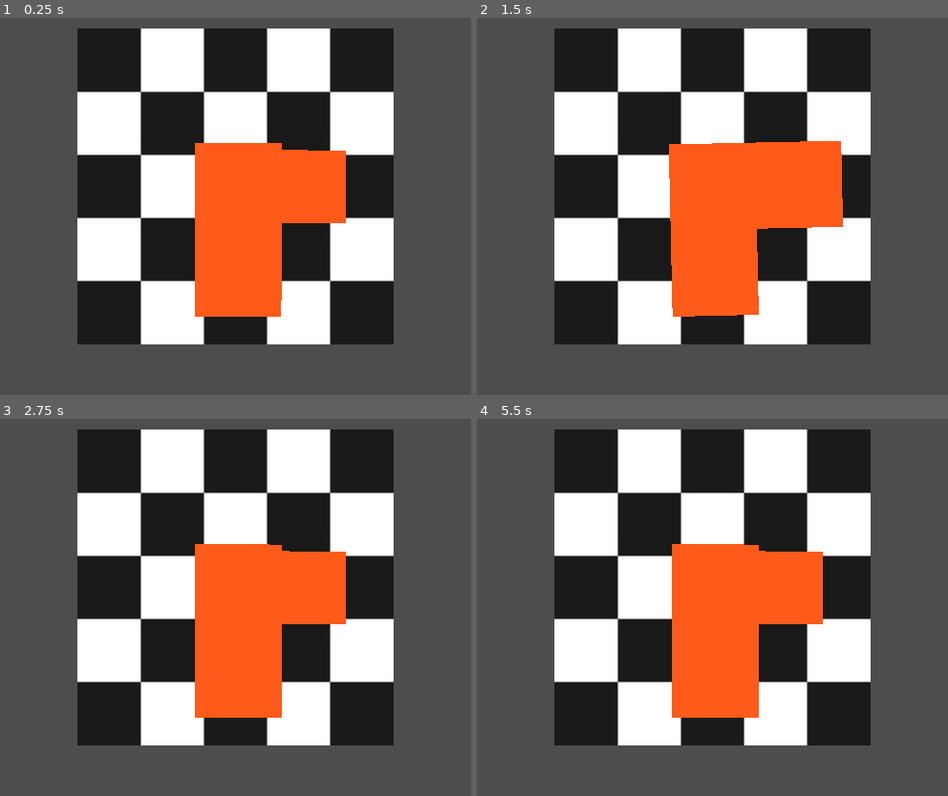
Above: before the commit, frames 1-4 (two rows, left to right).
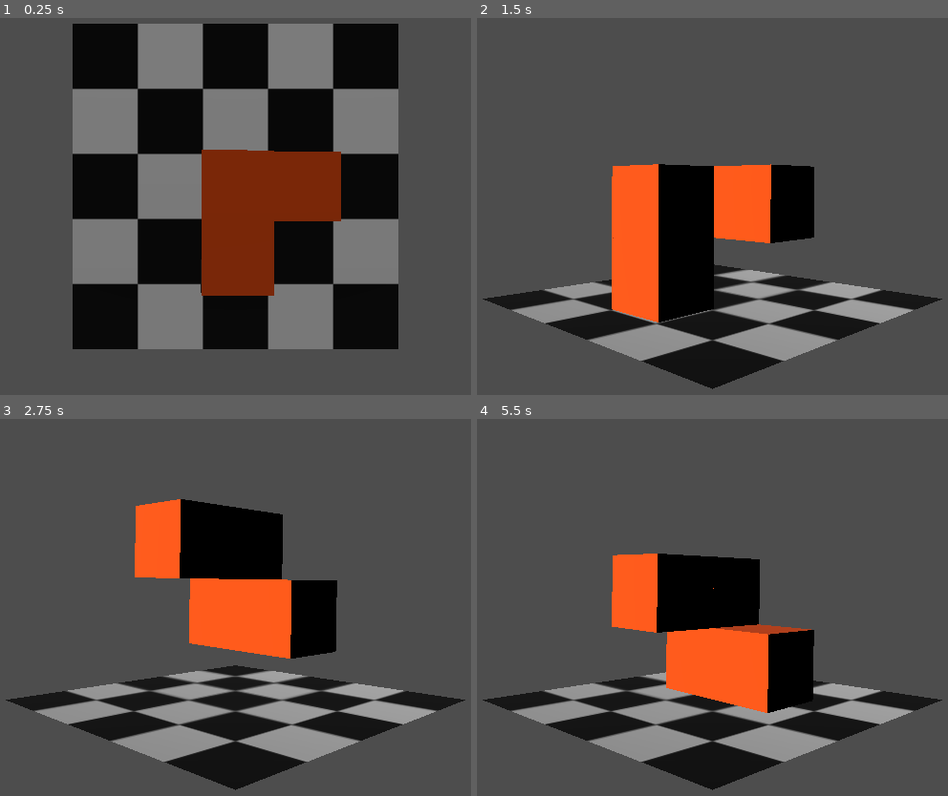
Above: after the commit, the same moments.

Repository: rdalton1124/3d-tetris
Game: Godot game, scene res://root.tscn
Same seed, same stepped clock (60 frames per second), same inputs: the game is played once before the commit and once after it.
Inputs:
- Up to frame 1 (0.25 s): no input
- Up to frame 2 (1.5 s): tap Enter at 0.5 s; hold W (move_forward, bound only after the commit) 0.53-1.28 s; tap V (change_cam, bound only after the commit) at 0.6 s; hold D (move_backward, bound only after the commit) from 1.28 s (still down); tap I (rotate-x-ccw) at 1.35 s
- Up to frame 3 (2.75 s): tap V (change_cam, bound only after the commit) at 1.55, 2.3 s; tap Space at 2 s; release D (move_backward, bound only after the commit) at 2.03 s; hold W (move_forward, bound only after the commit) from 2.03 s (still down); tap K (rotate-x-cw) at 2.1 s
- Up to frame 4 (5.5 s): tap U (rotate-y-ccw) at 2.85 s; tap V (change_cam, bound only after the commit) every 0.75 s from 3.05 to 5.3 s; tap Enter at 3.5 s; release W (move_forward, bound only after the commit) at 3.53 s; hold A (move_left, bound only after the commit) 3.53-5.03 s; tap O (rotate-y-cw) at 3.6 s; tap L (rotate-z-ccw) at 4.35 s; tap Space at 5 s; hold D (move_backward, bound only after the commit) from 5.03 s (still down); tap J (rotate-z-cw) at 5.1 s

The runs differ from the first frame. In frame 1, 37% of the frame differs, in the area x 15-85%, y 1-88%; in frame 2, 56%, in the area x 1-99%, y 2-99%; in frame 3, 54%; in frame 4, 54%.

Commit message:
implemented camera switching
- Added a root script.
- Pressing V will change between a top camera and a side camera
- Added inputs for moving left, right, forward and backwards, but have yet to implement them.

Diff:
--- a/project.godot
+++ b/project.godot
@@ -50,3 +50,28 @@
 "events": [Object(InputEventKey,"resource_local_to_scene":false,"resource_name":"","device":-1,"window_id":0,"alt_pressed":false,"shift_pressed":false,"ctrl_pressed":false,"meta_pressed":false,"pressed":false,"keycode":0,"physical_keycode":76,"key_label":0,"unicode":108,"echo":false,"script":null)
 ]
 }
+change_cam={
+"deadzone": 0.5,
+"events": [Object(InputEventKey,"resource_local_to_scene":false,"resource_name":"","device":-1,"window_id":0,"alt_pressed":false,"shift_pressed":false,"ctrl_pressed":false,"meta_pressed":false,"pressed":false,"keycode":0,"physical_keycode":86,"key_label":0,"unicode":118,"echo":false,"script":null)
+]
+}
+move_forward={
+"deadzone": 0.5,
+"events": [Object(InputEventKey,"resource_local_to_scene":false,"resource_name":"","device":-1,"window_id":0,"alt_pressed":false,"shift_pressed":false,"ctrl_pressed":false,"meta_pressed":false,"pressed":false,"keycode":0,"physical_keycode":87,"key_label":0,"unicode":119,"echo":false,"script":null)
+]
+}
+move_backward={
+"deadzone": 0.5,
+"events": [Object(InputEventKey,"resource_local_to_scene":false,"resource_name":"","device":-1,"window_id":0,"alt_pressed":false,"shift_pressed":false,"ctrl_pressed":false,"meta_pressed":false,"pressed":false,"keycode":0,"physical_keycode":68,"key_label":0,"unicode":100,"echo":false,"script":null)
+]
+}
+move_left={
+"deadzone": 0.5,
+"events": [Object(InputEventKey,"resource_local_to_scene":false,"resource_name":"","device":-1,"window_id":0,"alt_pressed":false,"shift_pressed":false,"ctrl_pressed":false,"meta_pressed":false,"pressed":false,"keycode":0,"physical_keycode":65,"key_label":0,"unicode":97,"echo":false,"script":null)
+]
+}
+move_right={
+"deadzone": 0.5,
+"events": [Object(InputEventKey,"resource_local_to_scene":false,"resource_name":"","device":-1,"window_id":0,"alt_pressed":false,"shift_pressed":false,"ctrl_pressed":false,"meta_pressed":false,"pressed":false,"keycode":0,"physical_keycode":68,"key_label":0,"unicode":100,"echo":false,"script":null)
+]
+}
--- a/root.tscn
+++ b/root.tscn
@@ -1,6 +1,7 @@
-[gd_scene load_steps=6 format=3 uid="uid://1vmarn26dta4"]
+[gd_scene load_steps=7 format=3 uid="uid://1vmarn26dta4"]
 
 [ext_resource type="PackedScene" uid="uid://cpwnc80woec0" path="res://tetriminos3D/tetrimino6.tscn" id="1_amr45"]
+[ext_resource type="Script" path="res://scripts/root.gd" id="1_lr66d"]
 [ext_resource type="Texture2D" uid="uid://b0qgny2r33yl5" path="res://checker.png" id="1_opv7x"]
 
 [sub_resource type="StandardMaterial3D" id="StandardMaterial3D_5s0fn"]
@@ -12,6 +13,7 @@
 size = Vector3(2, 0.008, 2)
 
 [node name="root" type="Node3D"]
+script = ExtResource("1_lr66d")
 
 [node name="well" type="Node3D" parent="."]
 
@@ -26,11 +28,15 @@
 shape = SubResource("BoxShape3D_sjp8o")
 
 [node name="top camera" type="Camera3D" parent="."]
-transform = Transform3D(1, 0, 0, 0, -4.37114e-08, 1, 0, -1, -4.37114e-08, 0, 3, 0)
-fov = 48.7586
+transform = Transform3D(1, 0, 0, 0, -4.37114e-08, 1, 0, -1, -4.37114e-08, 0, 10, 0)
+fov = 15.0
+
+[node name="side camera" type="Camera3D" parent="."]
+transform = Transform3D(0.707107, 0, 0.707107, 0, 1, 0, -0.707107, 0, 0.707107, 2.25, 0.692, 2.25)
+fov = 45.0
 
 [node name="DirectionalLight3D" type="DirectionalLight3D" parent="."]
-transform = Transform3D(1, 0, 0, 0, -4.37114e-08, 1, 0, -1, -4.37114e-08, 0, 0.64597, 0)
+transform = Transform3D(1, 0, 0, 0, 0.989091, 0.147309, 0, -0.147309, 0.989091, 0, 2.91746, -3.16631)
 sky_mode = 1
 
 [node name="tetrimino6" parent="." instance=ExtResource("1_amr45")]
--- /dev/null
+++ b/scripts/root.gd
@@ -0,0 +1,16 @@
+extends Node3D
+@onready var cam1 = $"top camera"
+@onready var cam2 = $"side camera"
+
+# Called when the node enters the scene tree for the first time.
+func _ready():
+	pass # Replace with function body.
+
+
+# Called every frame. 'delta' is the elapsed time since the previous frame.
+func _process(delta):
+	if Input.is_action_just_pressed("change_cam"):
+		if cam1.is_current():
+			cam2.set_current(true)
+		else:
+			cam1.set_current(true)
--- a/scripts/tetrimino3D.gd
+++ b/scripts/tetrimino3D.gd
@@ -2,7 +2,10 @@
 
 func _physics_process(delta):
 	if not is_on_floor():
-		velocity.y = -5
+		velocity.y = -.1
+	else:
+		velocity.y = 0
+
 	if Input.is_action_just_pressed("rotate-x-cw"):
 		self.rotate_x( -PI / 2)
 	elif Input.is_action_just_pressed("rotate-x-ccw"):
@@ -18,4 +21,12 @@
 	elif Input.is_action_just_pressed("rotate-z-ccw"):
 		self.rotate_z(PI / 2)
 
+	if Input.is_action_just_pressed("move_forward"):
+		pass
+	elif Input.is_action_just_pressed("move_backward"):
+		pass
+	if Input.is_action_just_pressed("move_left"):
+		pass
+	elif Input.is_action_just_pressed("move_right"):
+		pass
 	move_and_slide()
Not shown, added: .DS_Store
